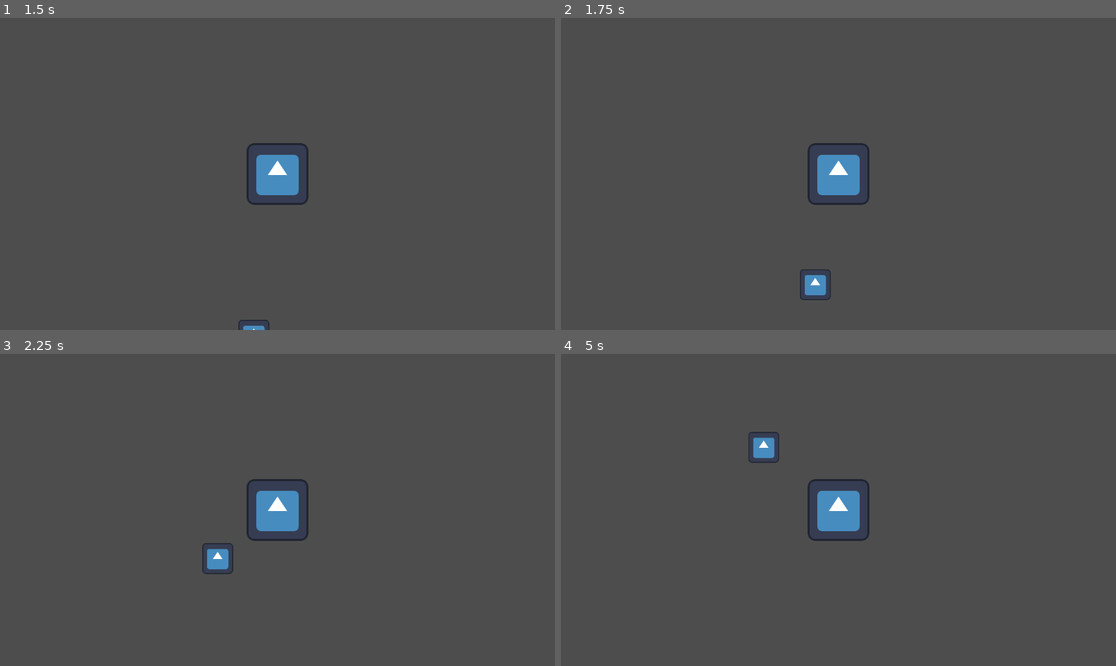
Above: before the commit, frames 1-4 (two rows, left to right).
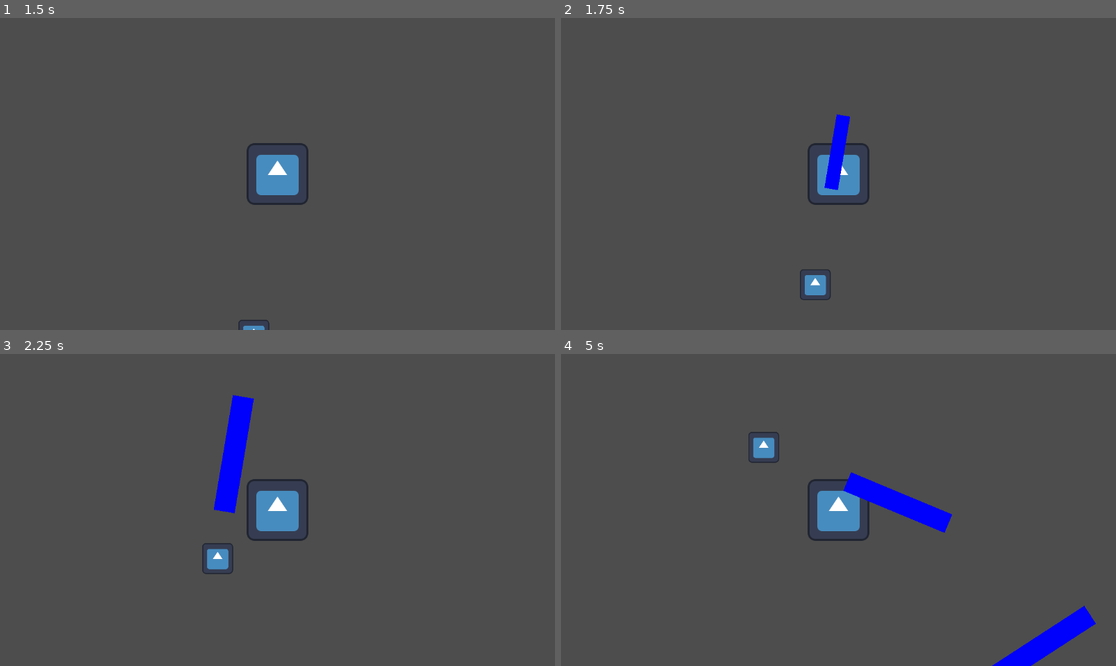
Above: after the commit, the same moments.

Repository: Justin217X/MonsterMash
Game: Godot game, scene res://World/world.tscn
Same seed, same stepped clock (60 frames per second), same inputs: the game is played once before the commit and once after it. This scene is started directly instead of the project's main scene. The engine's default icon, where the game draws it, is replaced by a stand-in: a white triangle on a blue panel in a dark square.
Inputs:
- Up to frame 1 (1.5 s): tap Enter at 0.5 s; hold D (right) 0.53-1.28 s; tap Space at 1.25 s; hold S (down) from 1.28 s (still down)
- Up to frame 2 (1.75 s): keep holding S (down)
- Up to frame 3 (2.25 s): release S (down) at 2.03 s; hold D (right) from 2.03 s (still down)
- Up to frame 4 (5 s): release D (right) at 2.78 s; hold W (up) 2.78-3.53 s; hold A (left) from 3.53 s (still down)

Frame 1 is identical in both runs. In frame 2, 0.6% of the frame differs, in the area x 47-53%, y 30-56%; in frame 3, 1.5%; in frame 4, 2.5%, in the area x 50-97%, y 37-100%.

Commit message:
Created and implemented an IceSpear Attack
- Created an ice spear attack
- Implemented ice spear attack
- Added sprite and audio nodes for future implementation
- Player now attacks using ice spear as basic attack.

Note: In the future we should consider separating ice spear from player in order to have multiple characters with different basic attacks, but it does not seem likely that other characters will be added for the time being.

Diff:
--- a/Enemy/enemy.tscn
+++ b/Enemy/enemy.tscn
@@ -16,6 +16,8 @@
 
 [node name="Enemy_type_weak" type="CharacterBody2D"]
 position = Vector2(488, 226)
+collision_layer = 5
+collision_mask = 5
 script = ExtResource("1_2iv0f")
 
 [node name="Sprite2D" type="Sprite2D" parent="."]
--- /dev/null
+++ b/Player/Attack/ice_spear.gd
@@ -0,0 +1,40 @@
+extends Area2D
+
+var level = 1
+var hp = 1
+var speed = 100
+var damage = 5
+var knock_amount = 100
+var attack_size = 1.0
+
+var target = Vector2.ZERO
+var angle = Vector2.ZERO
+
+@onready var player = get_tree().get_first_node_in_group("player")
+
+func _ready():
+	angle = global_position.direction_to(target)
+	rotation = angle.angle() + deg_to_rad(135)
+	match level:
+		1:
+			hp = 1
+			speed = 100
+			damage = 5
+			knock_amount = 100
+			attack_size = 1.0
+
+	var tween = create_tween()
+	tween.tween_property(self, "scale", Vector2(1, 1) * attack_size, 1).set_trans(Tween.TRANS_QUINT).set_ease(Tween.EASE_OUT)
+	tween.play()
+
+func _physics_process(delta):
+	position += angle * speed * delta
+
+func enemy_hit(charge = 1):
+	hp -= charge
+	if hp <= 0:
+		queue_free()
+
+
+func _on_timer_timeout():
+	queue_free() # After 10s (as set in timer) the ice spear will be deleted
--- /dev/null
+++ b/Player/Attack/ice_spear.tscn
@@ -0,0 +1,34 @@
+[gd_scene load_steps=4 format=3 uid="uid://cjuxgj7olvdcj"]
+
+[ext_resource type="Script" path="res://Player/Attack/ice_spear.gd" id="1_wiwsr"]
+
+[sub_resource type="PlaceholderTexture2D" id="PlaceholderTexture2D_qwgs0"]
+
+[sub_resource type="RectangleShape2D" id="RectangleShape2D_ywn4c"]
+size = Vector2(45, 244)
+
+[node name="IceSpear" type="Area2D" groups=["attack"]]
+top_level = true
+scale = Vector2(0.1, 0.1)
+collision_layer = 4
+collision_mask = 0
+script = ExtResource("1_wiwsr")
+
+[node name="Sprite2D" type="Sprite2D" parent="."]
+modulate = Color(0, 1, 0.992157, 1)
+rotation = -0.785398
+scale = Vector2(44.25, 242.25)
+texture = SubResource("PlaceholderTexture2D_qwgs0")
+
+[node name="CollisionShape2D" type="CollisionShape2D" parent="."]
+rotation = -0.785398
+shape = SubResource("RectangleShape2D_ywn4c")
+
+[node name="Timer" type="Timer" parent="."]
+wait_time = 10.0
+one_shot = true
+autostart = true
+
+[node name="sound_play" type="AudioStreamPlayer" parent="."]
+
+[connection signal="timeout" from="Timer" to="." method="_on_timer_timeout"]
--- a/Player/player.gd
+++ b/Player/player.gd
@@ -3,6 +3,26 @@
 
 var movement_speed = 400.0
 var hp = 80
+
+# Attacks
+var iceSpear = preload("res://Player/Attack/ice_spear.tscn")
+
+# AttackNodes
+@onready var iceSpearTimer = get_node("Attack/IceSpearTimer")
+@onready var iceSpearAttackTimer = get_node("Attack/IceSpearTimer/IceSpearAttackTimer")
+
+# Ice Spear
+var icespear_ammo = 0
+var icespear_baseammo = 1
+var icespear_attackspeed = 1.5
+var icespear_level = 1
+
+#Enemy Related
+var enemy_close = []
+
+func _ready():
+	attack()
+
 
 func _physics_process(delta):
 	movement()
@@ -14,7 +34,47 @@
 	velocity = mov.normalized()*movement_speed
 	move_and_slide()
 
+func attack():
+	if icespear_level > 0:
+		iceSpearTimer.wait_time = icespear_attackspeed
+		if iceSpearTimer.is_stopped():
+			iceSpearTimer.start()
 
 func _on_hurt_box_hurt(damage):
 	hp -= damage
 	print(hp)
+
+
+func _on_ice_spear_timer_timeout():
+	icespear_ammo += icespear_baseammo
+	iceSpearAttackTimer.start()
+
+
+func _on_ice_spear_attack_timer_timeout():
+	if icespear_ammo > 0:
+		var icespear_attack = iceSpear.instantiate()
+		icespear_attack.position = position
+		icespear_attack.target = get_random_target()
+		icespear_attack.level = icespear_level
+		add_child(icespear_attack)
+		icespear_ammo -= 1
+		if icespear_ammo > 0:
+			iceSpearAttackTimer.start()
+		else:
+			iceSpearAttackTimer.stop()
+
+func get_random_target(): # This should be temporary. We should target closest.
+	if enemy_close.size() > 0:
+		return enemy_close.pick_random().global_position
+	else:
+		return Vector2.UP
+
+
+func _on_enemy_detection_area_body_entered(body: Node2D) -> void:
+	if not enemy_close.has(body):
+		enemy_close.append(body)
+
+
+func _on_enemy_detection_area_body_exited(body: Node2D) -> void:
+	if enemy_close.has(body):
+		enemy_close.erase(body)
--- a/Player/player.tscn
+++ b/Player/player.tscn
@@ -9,6 +9,9 @@
 
 [sub_resource type="RectangleShape2D" id="RectangleShape2D_hnahh"]
 size = Vector2(95, 123)
+
+[sub_resource type="CircleShape2D" id="CircleShape2D_mhmwj"]
+radius = 664.019
 
 [node name="Player" type="CharacterBody2D" groups=["player"]]
 motion_mode = 1
@@ -30,6 +33,26 @@
 position = Vector2(0.5, -0.5)
 shape = SubResource("RectangleShape2D_hnahh")
 
+[node name="Attack" type="Node2D" parent="."]
+
+[node name="IceSpearTimer" type="Timer" parent="Attack"]
+wait_time = 1.5
+
+[node name="IceSpearAttackTimer" type="Timer" parent="Attack/IceSpearTimer"]
+wait_time = 0.075
+
+[node name="EnemyDetectionArea" type="Area2D" parent="."]
+collision_layer = 4
+collision_mask = 4
+monitorable = false
+
+[node name="CollisionShape2D" type="CollisionShape2D" parent="EnemyDetectionArea"]
+shape = SubResource("CircleShape2D_mhmwj")
+
 [connection signal="hurt" from="HurtBox" to="." method="_on_hurt_box_hurt"]
+[connection signal="timeout" from="Attack/IceSpearTimer" to="." method="_on_ice_spear_timer_timeout"]
+[connection signal="timeout" from="Attack/IceSpearTimer/IceSpearAttackTimer" to="." method="_on_ice_spear_attack_timer_timeout"]
+[connection signal="body_entered" from="EnemyDetectionArea" to="." method="_on_enemy_detection_area_body_entered"]
+[connection signal="body_exited" from="EnemyDetectionArea" to="." method="_on_enemy_detection_area_body_exited"]
 
 [editable path="HurtBox"]
--- a/Utility/hurt_box.gd
+++ b/Utility/hurt_box.gd
@@ -21,6 +21,8 @@
 						area.tempdisable()
 			var damage = area.damage
 			emit_signal("hurt", damage)
+			if area.has_method("enemy_hit"):
+				area.enemy_hit(1)
 
 
 func _on_disable_timer_timeout():
--- a/World/world.tscn
+++ b/World/world.tscn
@@ -13,14 +13,6 @@
 enemy_num = 1
 enemy_spawn_delay = 0
 
-[sub_resource type="Resource" id="Resource_05uo3"]
-script = ExtResource("3_h5bwr")
-time_start = 5
-time_end = 60
-enemy = ExtResource("4_y21iv")
-enemy_num = 10
-enemy_spawn_delay = 0
-
 [node name="World" type="Node2D"]
 
 [node name="Background" type="Sprite2D" parent="."]
@@ -28,4 +20,4 @@
 [node name="Player" parent="." instance=ExtResource("1_pwy3b")]
 
 [node name="EnemySpawner" parent="." instance=ExtResource("2_kag20")]
-spawns = Array[ExtResource("3_h5bwr")]([SubResource("Resource_7adbp"), SubResource("Resource_05uo3")])
+spawns = Array[ExtResource("3_h5bwr")]([SubResource("Resource_7adbp")])
Not shown: 1 places in Player/player.tscn that only renumber resources
Not shown: 1 places in World/world.tscn that only renumber resources
